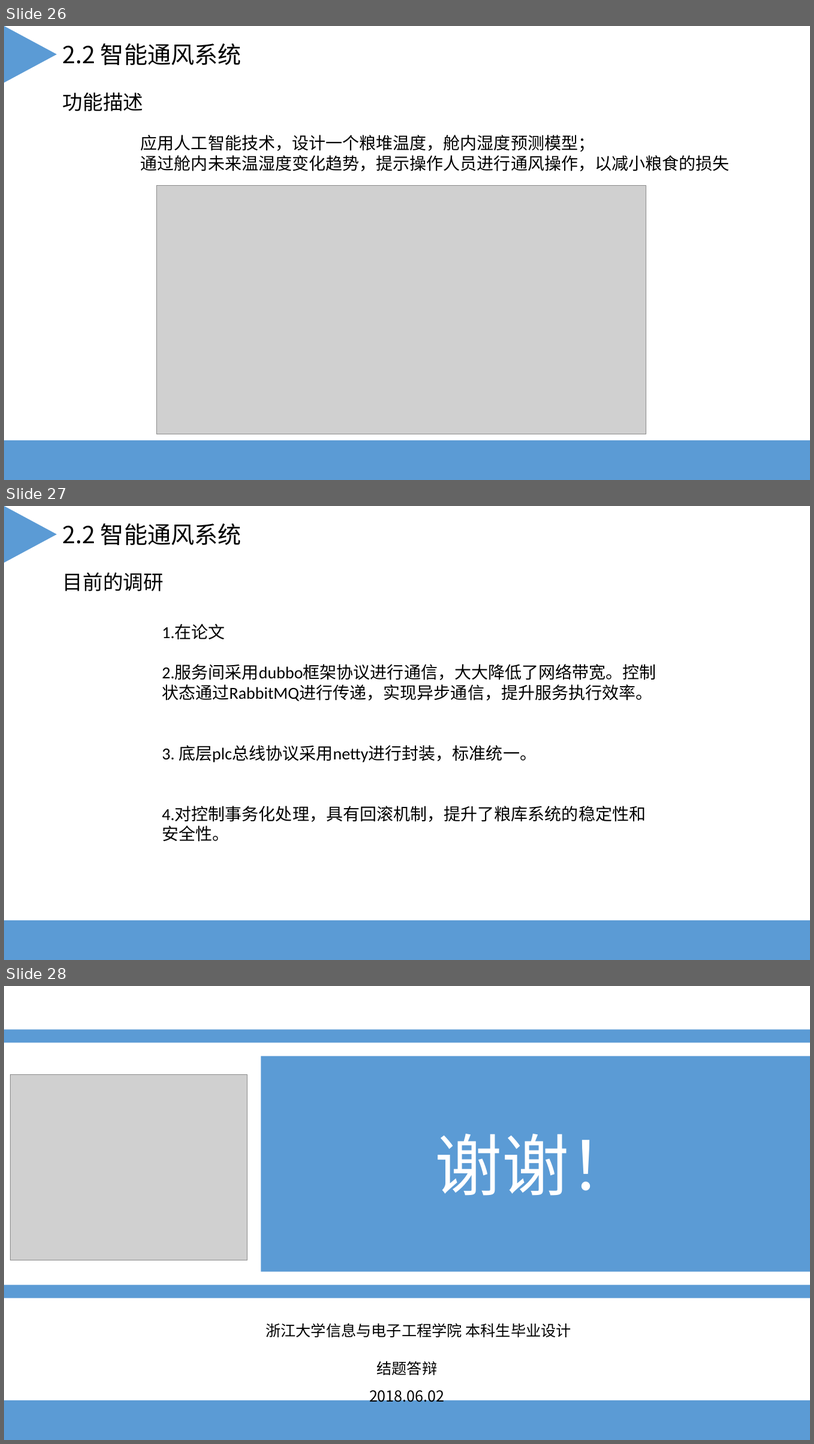
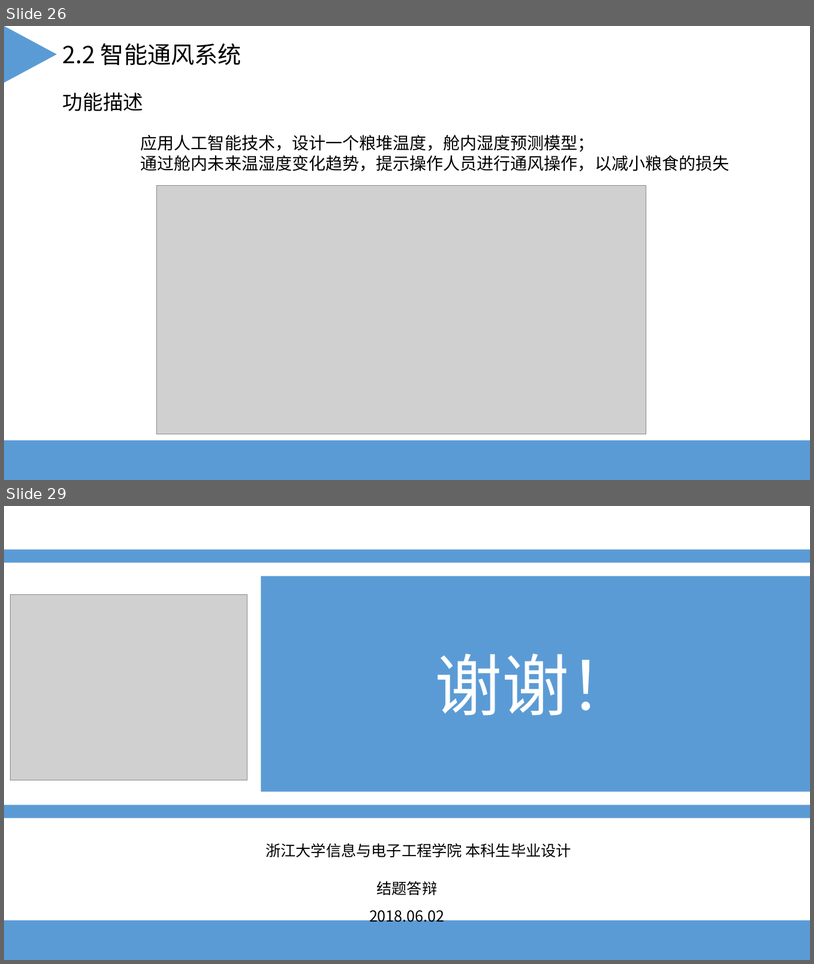
Before and after one commit to yangkaigithub/scada-task, a slide deck: 文档/毕设答辩.ppt. Shown one above the other, each under a label of ours: slides 26, 27 and 28 before the commit, slides 26 and 29 after it; the slides between them are not shown. The pictures are 814x1444 and 814x964 pixels, drawn with LibreOffice and Linux fonts; fonts in the diff are those of the drawing; grey boxes stand for pictures. Boxes give left, top, right and bottom in pixels: in the first picture for what was removed or moved away, otherwise in the second. Text is boxed around its words. In the diff, an @@ line names an element or a change of style, - is before the commit and + after.

```diff
--- a/文档/毕设答辩.ppt
+++ b/文档/毕设答辩.ppt
@@ slide 27 removed at [4, 506, 810, 960], background #FFFFFF @@
@@ triangle removed at [5, 506, 57, 562] @@
@@ text removed at [63, 523, 242, 545] @@
-2.2 智能通风系统
@@ text removed at [63, 572, 164, 591] @@
-目前的调研
@@ text removed at [162, 624, 656, 841] @@
-1.在论文
-2.服务间采用dubbo框架协议进行通信，大大降低了网络带宽。控制状态通过RabbitMQ进行传递，实现异步通信，提升服务执行效率。
-3. 底层plc总线协议采用netty进行封装，标准统一。
-4.对控制事务化处理，具有回滚机制，提升了粮库系统的稳定性和安全性。
@@ rectangle removed at [4, 920, 810, 960] @@
@@ what was slide 28 is now slide 29 @@
```
Also in this commit, not shown: 1 slide changed, 2 slides added.
